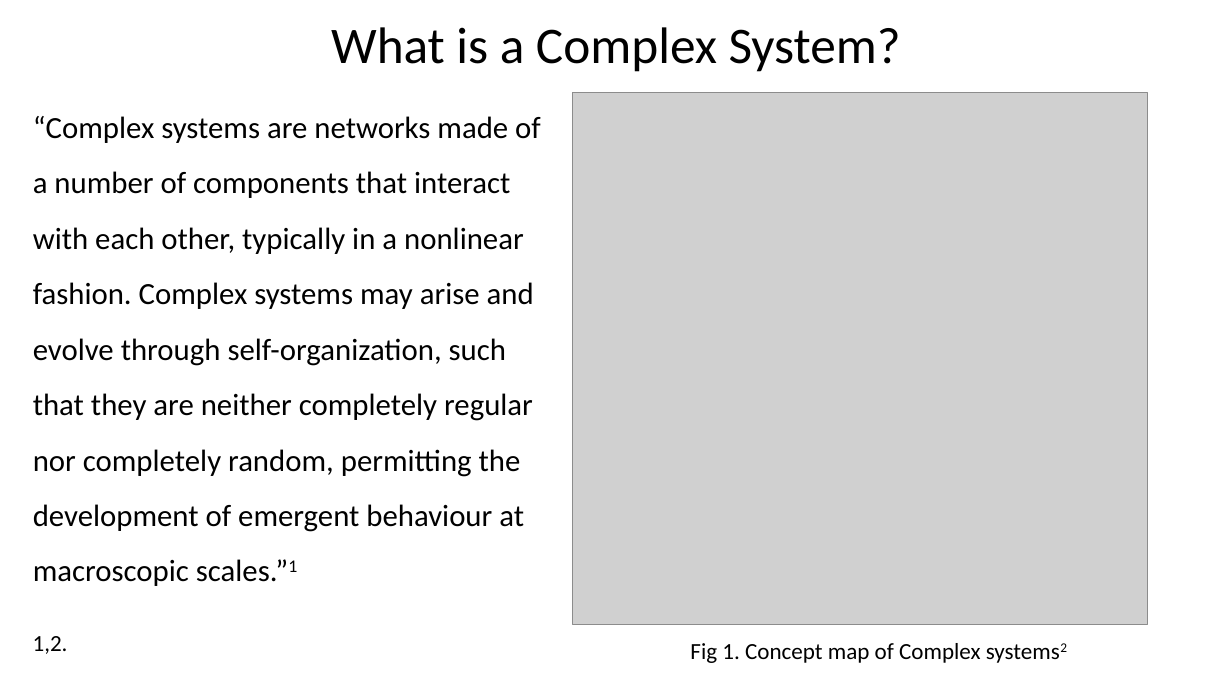
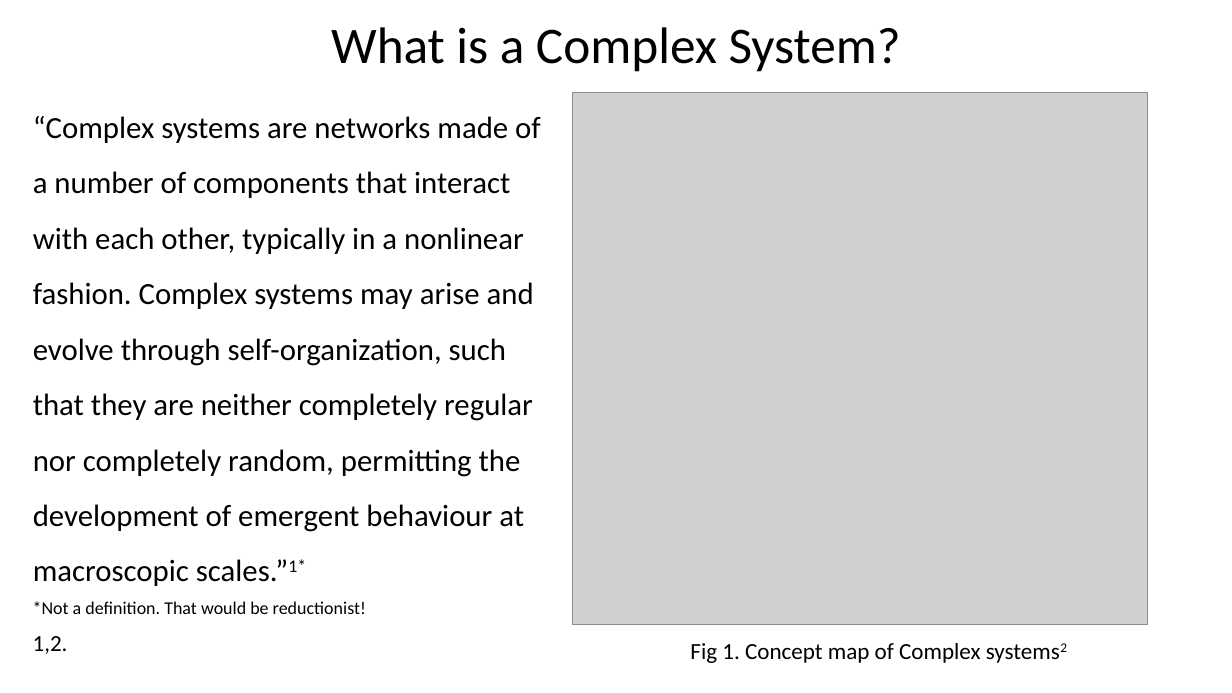
Before and after one commit to VenkiPhy6/seminar-thirdsem, a slide deck: slide 4 of A Primer to Complex Diseases.pptx (slide 3 before the commit). Drawn at 1232x693 pixels with LibreOffice and Linux fonts; fonts in the diff are those of the drawing; grey boxes stand for pictures. Boxes give left, top, right and bottom in pixels: in the first picture for what was removed or moved away, otherwise in the second. Text is boxed around its words. In the diff, an @@ line names an element or a change of style, - is before the commit and + after.

```diff
--- a/A Primer to Complex Diseases.pptx
+++ b/A Primer to Complex Diseases.pptx
@@ text at [33, 116, 541, 586]: text changed @@
-“Complex systems are networks made of a number of components that interact with each other, typically in a nonlinear fashion. Complex systems may arise and evolve through self-organization, such that they are neither completely regular nor completely random, permitting the development of emergent behaviour at macroscopic scales.”1
+“Complex systems are networks made of a number of components that interact with each other, typically in a nonlinear fashion. Complex systems may arise and evolve through self-organization, such that they are neither completely regular nor completely random, permitting the development of emergent behaviour at macroscopic scales.”1*
@@ text added at [33, 601, 366, 614], 14 pt, text #000000 @@
+*Not a definition. That would be reductionist!
```
Also in this commit, not shown: 3 other slides changed, 6 slides added.
